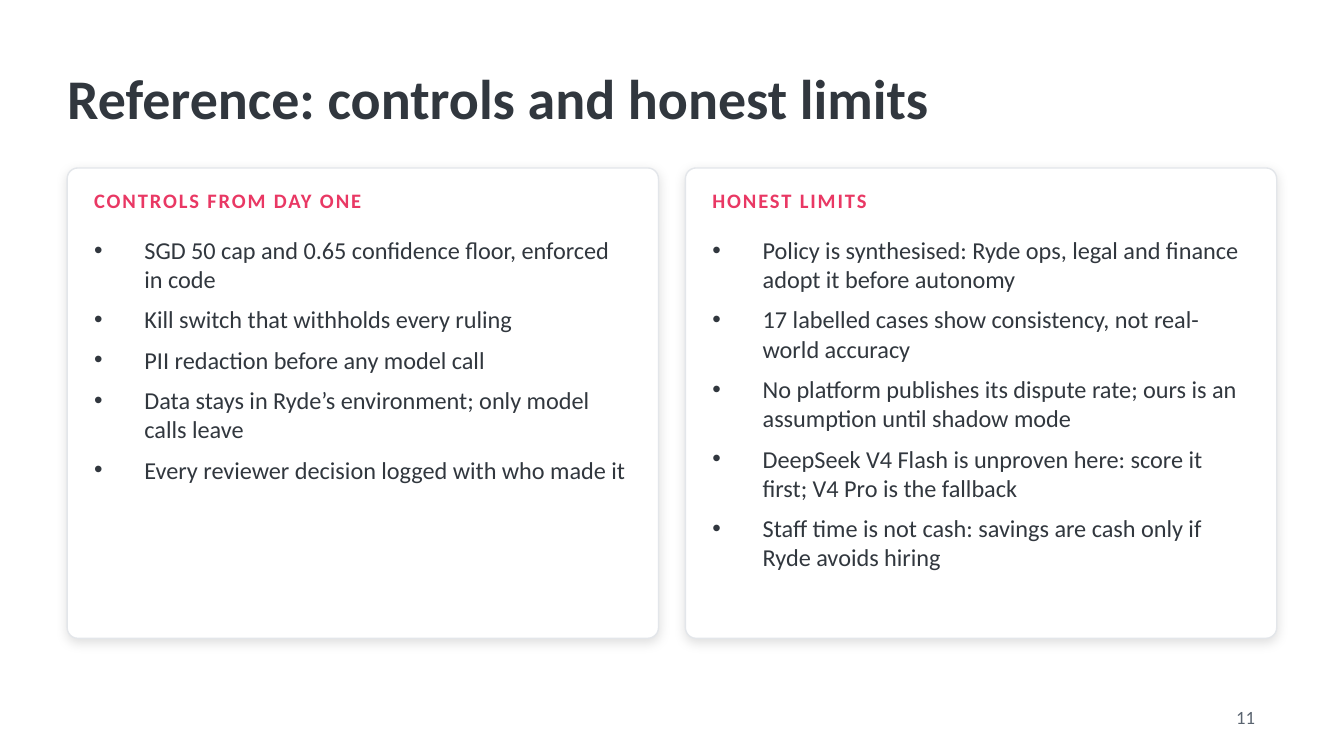
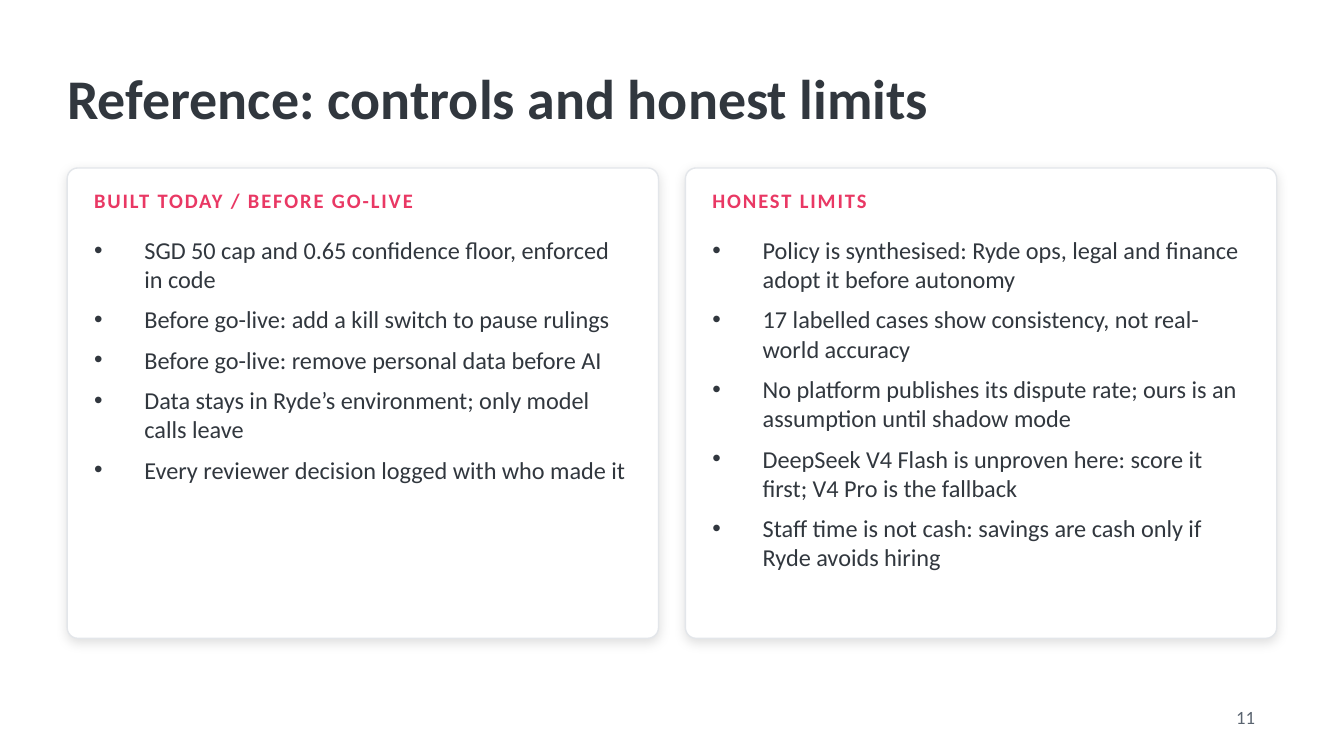
Before and after one commit to hermicaduceus/ryde-dispute-resolution-submission, a slide deck: slide 11 of tools/deployment/ryde-dispute-pitch.pptx. Drawn at 1344x756 pixels with LibreOffice and Linux fonts; fonts in the diff are those of the drawing. Boxes give left, top, right and bottom in pixels: in the first picture for what was removed or moved away, otherwise in the second. Text is boxed around its words. In the diff, an @@ line names an element or a change of style, - is before the commit and + after.

```diff
--- a/tools/deployment/ryde-dispute-pitch.pptx
+++ b/tools/deployment/ryde-dispute-pitch.pptx
@@ text at [94, 194, 413, 208]: text changed @@
-CONTROLS FROM DAY ONE
+BUILT TODAY / BEFORE GO-LIVE
@@ text at [144, 311, 609, 373]: text changed @@
-• Kill switch that withholds every ruling
-• PII redaction before any model call
+• Before go-live: add a kill switch to pause rulings
+• Before go-live: remove personal data before AI
```
Also in this commit, not shown: 13 other files.
